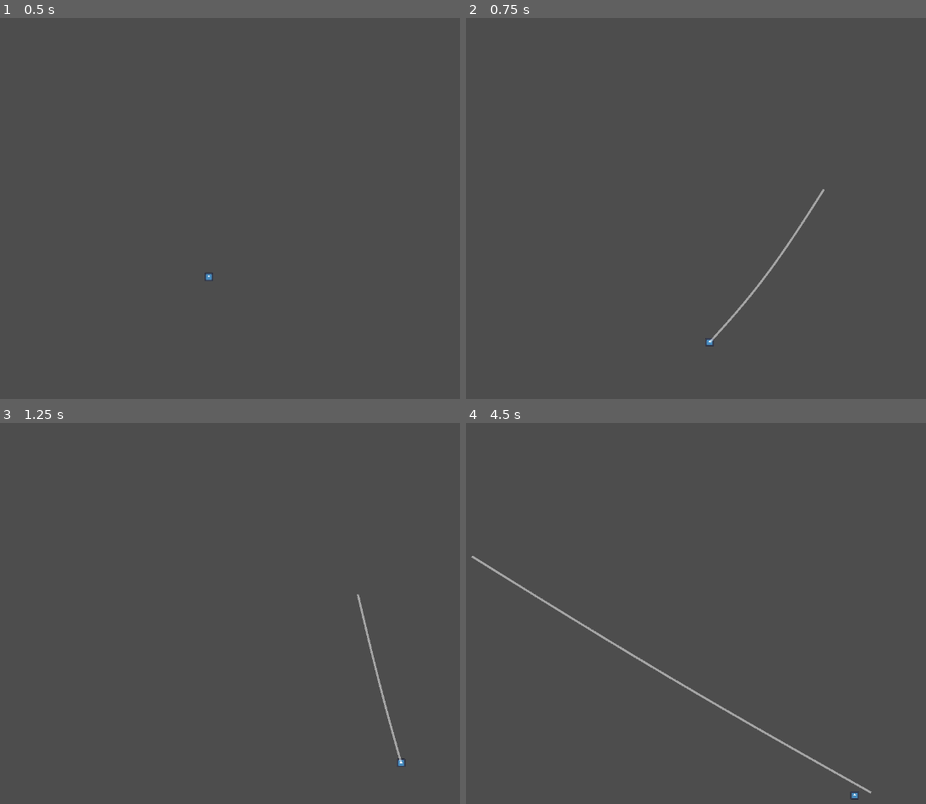
Above: before the commit, frames 1-4 (two rows, left to right).
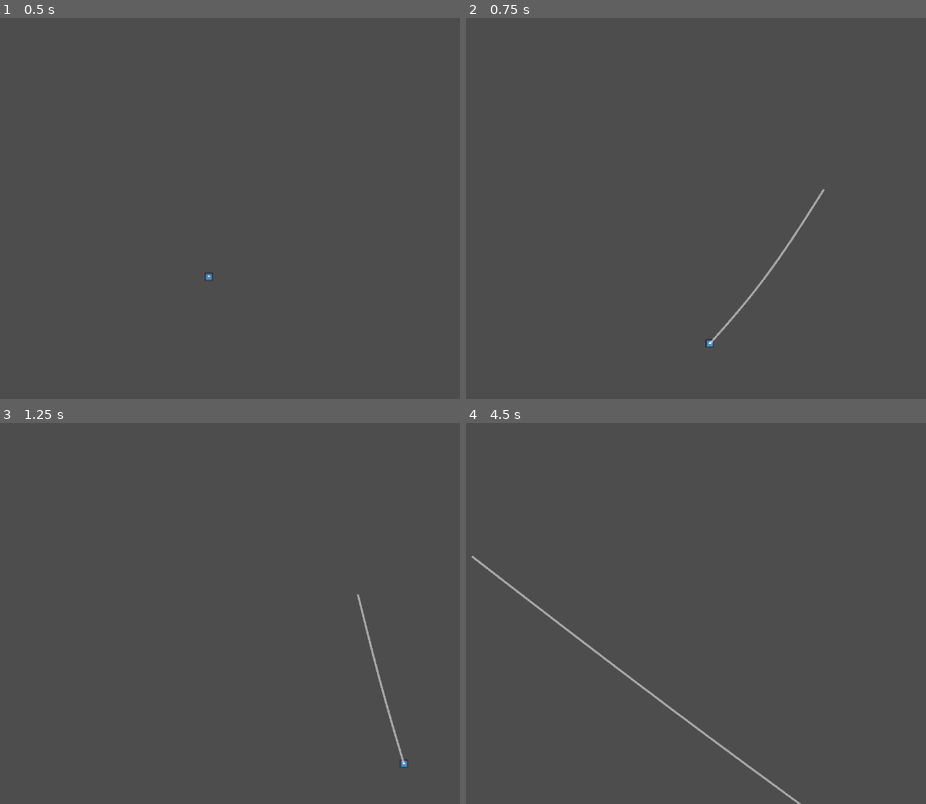
Above: after the commit, the same moments.

Repository: Pluspolar/Game-Jam-Group-3
Game: Godot game, scene res://Scenes/main.tscn
The game is run twice, just before and just after one commit, with the same random seed, the same clock (stepped at 60 frames per second) and the same inputs. The engine's default icon, where the game draws it, is replaced by a stand-in: a white triangle on a blue panel in a dark square.
Inputs (mouse positions are in pixels of both pictures, inside the frame that each line leads up to):
- Up to frame 1 (0.5 s): no input
- Up to frame 2 (0.75 s): tap Enter at 0.5 s; move the mouse to (824, 189) at 0.52 s; press the mouse at (824, 189) at 0.53 s; hold D (right) from 0.53 s (still down)
- Up to frame 3 (1.25 s): keep holding D (right)
- Up to frame 4 (4.5 s): move the mouse to (539, 632) at 1.27 s; release D (right) at 1.28 s; release the mouse at (539, 632) at 1.28 s; hold S (down) 1.28-2.03 s; click (539, 632) at 1.35 s; move the mouse to (742, 529) at 2.02 s; press the mouse at (742, 529) at 2.03 s; hold D (right) 2.03-2.78 s; tap Space at 2.75 s; move the mouse to (640, 689) at 2.77 s; release the mouse at (640, 689) at 2.78 s; hold W (up) 2.78-3.53 s; click (640, 689) at 2.85 s; tap Enter at 3.5 s; move the mouse to (880, 670) at 3.52 s; press the mouse at (880, 670) at 3.53 s; hold A (left) from 3.53 s (still down); move the mouse to (470, 556) at 4.27 s; release the mouse at (470, 556) at 4.28 s; click (470, 556) at 4.35 s

Frame 1 is identical in both runs. In frame 2, 0.1% of the frame differs, in the area x 52-78%, y 45-87%; in frame 3, 0.3%; in frame 4, 1.2%, in the area x 1-89%, y 35-100%.

Commit message:
String Physics V1.1
changing some value on the string

Diff:
--- a/game-jam/Scenes/main.gd
+++ b/game-jam/Scenes/main.gd
@@ -6,7 +6,7 @@
 @export var stretchiness : float = 100
 @export var x_stretch : float = 0.75  #it's better to be between 0-1, it streches more based on the x axis
 @export var vel_y_pitfall : float = 500 #Prevent infinite velocity at the absolute value of the velocity
-@export var vel_y_air_resist : float = 57 #to get the value, x = (1-{wanted velocity loss})/0.016667
+@export var vel_y_air_resist : float = 0.98 #to get the value
 
 var mouse_point : Vector2
 var distance : float
@@ -46,7 +46,7 @@
 
 		distance = pow(distance, 2)
 		player.velocity += Vector2(dir_vel.x * distance/50, dir_vel.y * distance/50) * delta
-		if abs(player.velocity.y) >= vel_y_pitfall: player.velocity.y *= vel_y_air_resist * delta #Patched infinite energy
+		if abs(player.velocity.y) >= vel_y_pitfall: player.velocity.y *= vel_y_air_resist / delta * delta #Patched infinite energy
 
 		create_line(player.position, mouse_point)
 		#print(angle)
--- a/game-jam/Scenes/main.tscn
+++ b/game-jam/Scenes/main.tscn
@@ -5,7 +5,7 @@
 
 [node name="main" type="Node2D" unique_id=1425132053]
 script = ExtResource("1_bo1nx")
-string_amount = 16.0
+string_amount = 32.0
 stretchiness = 400.0
 
 [node name="Player" parent="." unique_id=38737271 instance=ExtResource("1_jjgbg")]
--- a/game-jam/Scenes/player.gd
+++ b/game-jam/Scenes/player.gd
@@ -10,6 +10,6 @@
 	position.y += ((int(Input.is_action_pressed("up"))*-1) + (int(Input.is_action_pressed("down")))) * delta * speed
 	position.x += ((int(Input.is_action_pressed("left"))*-1) + (int(Input.is_action_pressed("right")))) * delta * speed
 
-	velocity.x *= 59 * delta
+	velocity.x *= 0.985 / delta * delta
 	velocity.y += 1000 * delta
 	position += velocity * delta
